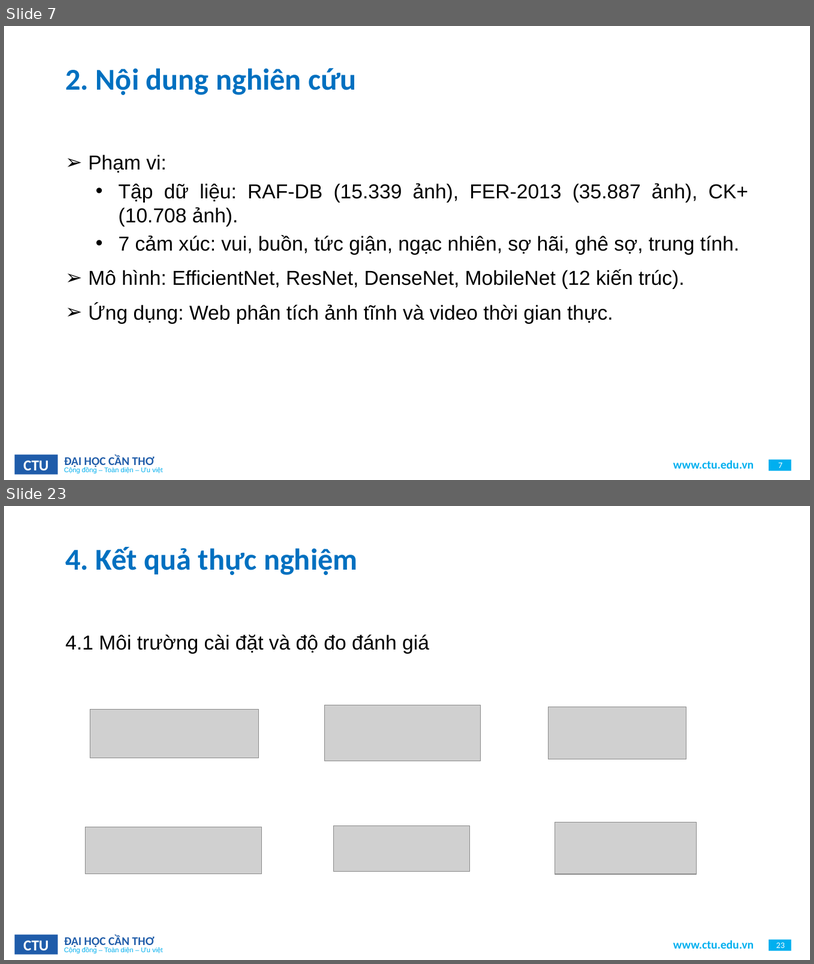
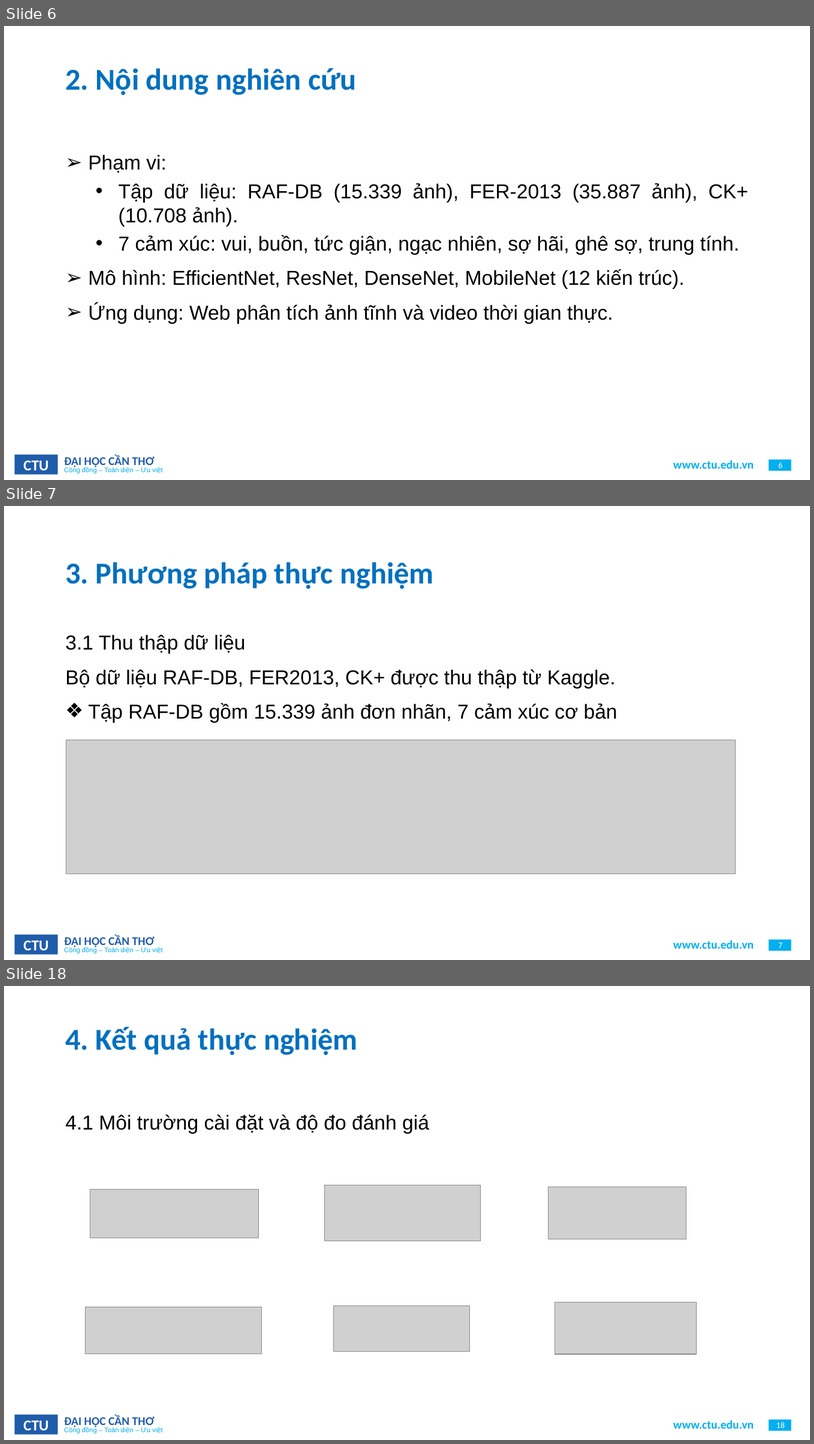
Before and after one commit to Viet0904/FER, a slide deck: BaoCao/B2111908_LuanVan.pptx. Shown one above the other, each under a label of ours: slides 7 and 23 before the commit, slides 6, 7 and 18 after it; the slides between them are not shown. The pictures are 814x964 and 814x1444 pixels, drawn with LibreOffice and Linux fonts; fonts in the diff are those of the drawing; grey boxes stand for pictures; background and template pictures are left out. Boxes give left, top, right and bottom in pixels: in the first picture for what was removed or moved away, otherwise in the second. Text is boxed around its words. In the diff, an @@ line names an element or a change of style, - is before the commit and + after.

```diff
--- a/BaoCao/B2111908_LuanVan.pptx
+++ b/BaoCao/B2111908_LuanVan.pptx
@@ slide 7 added at (4, 506, 810, 960), background #FFFFFF; not listed: 7 template elements that a slide beside it also shows @@
@@ title added at (65, 562, 434, 589), 36 pt, text #0070C0, bold @@
+3. Phương pháp thực nghiệm
@@ text added at (65, 634, 618, 723), 24 pt, text #000000 @@
+3.1 Thu thập dữ liệu
+Bộ dữ liệu RAF-DB, FER2013, CK+ được thu thập từ Kaggle.
+❖ Tập RAF-DB gồm 15.339 ảnh đơn nhãn, 7 cảm xúc cơ bản
@@ picture added at (66, 740, 736, 874) @@
@@ what was slide 7 is now slide 6 @@
@@ page number at (779, 462, 783, 468): text changed @@
-7
+6
@@ what was slide 23 is now slide 18 @@
@@ page number at (777, 1422, 785, 1428): text changed @@
-23
+18
```
Also in this commit, not shown: 10 slides changed, 4 other slides added, 10 slides removed, 7 other files.
